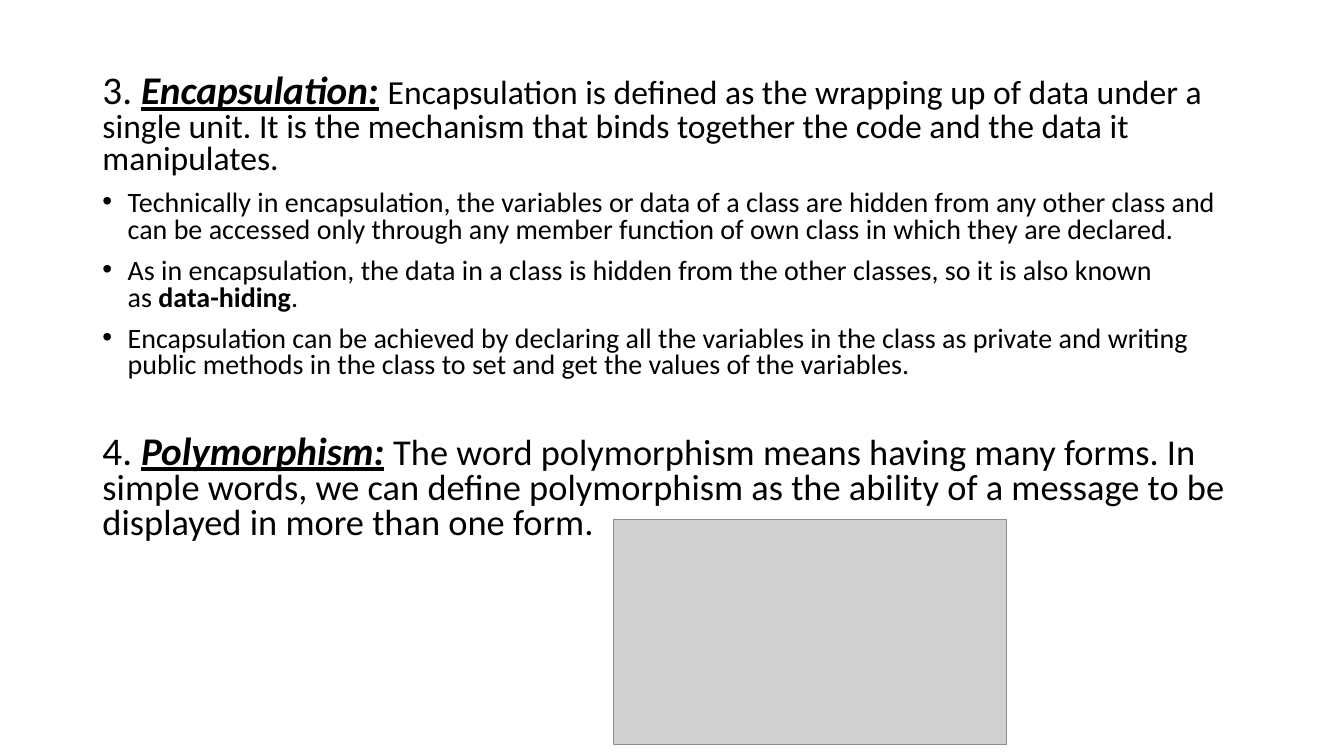
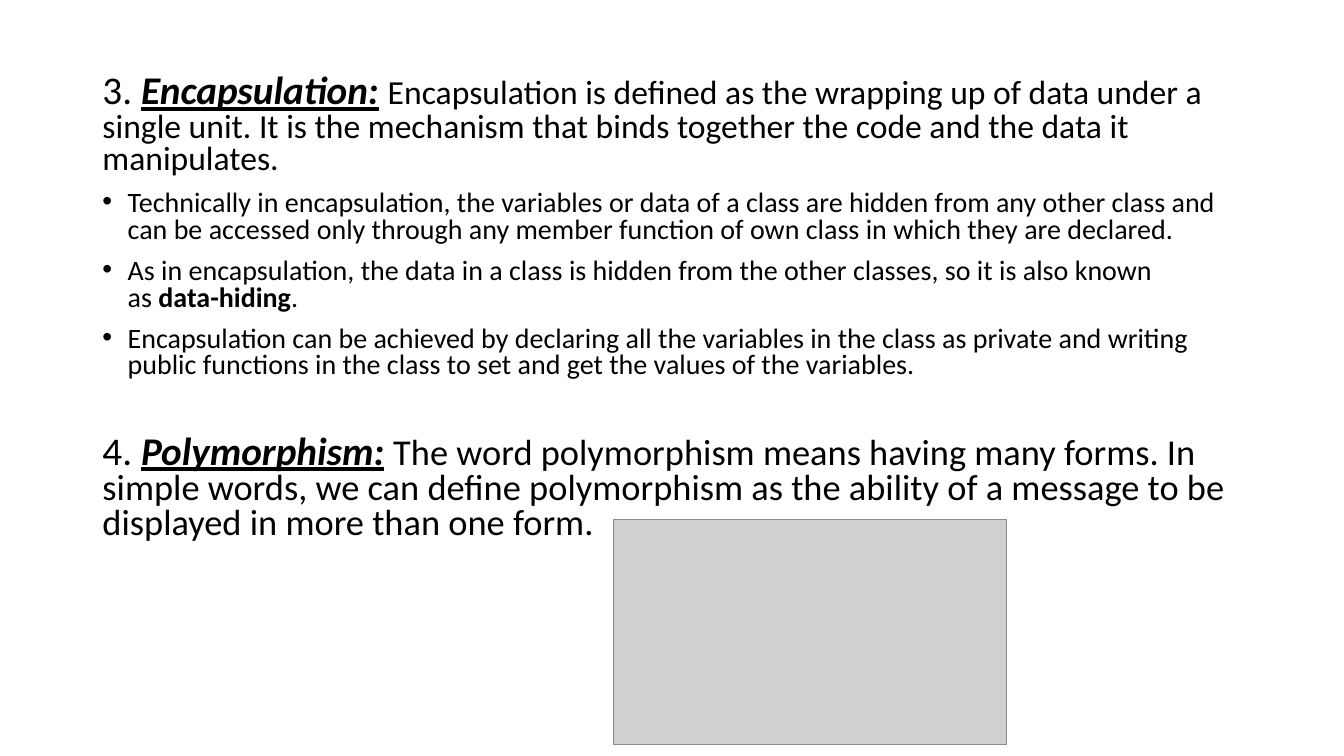
Before and after one commit to Sahil1055/OOP-in-C-, a slide deck: slide 7 of OOP.pptx. Drawn at 1344x756 pixels with LibreOffice and Linux fonts; fonts in the diff are those of the drawing; grey boxes stand for pictures. Boxes give left, top, right and bottom in pixels: in the first picture for what was removed or moved away, otherwise in the second. Text is boxed around its words. In the diff, an @@ line names an element or a change of style, - is before the commit and + after.

```diff
--- a/OOP.pptx
+++ b/OOP.pptx
@@ text at [128,328,1188,379]: text changed @@
-• Encapsulation can be achieved by declaring all the variables in the class as private and writing public methods in the class to set and get the values of the variables.
+• Encapsulation can be achieved by declaring all the variables in the class as private and writing public functions in the class to set and get the values of the variables.
```
Also in this commit, not shown: 1 other slide changed, 2 slides added.
